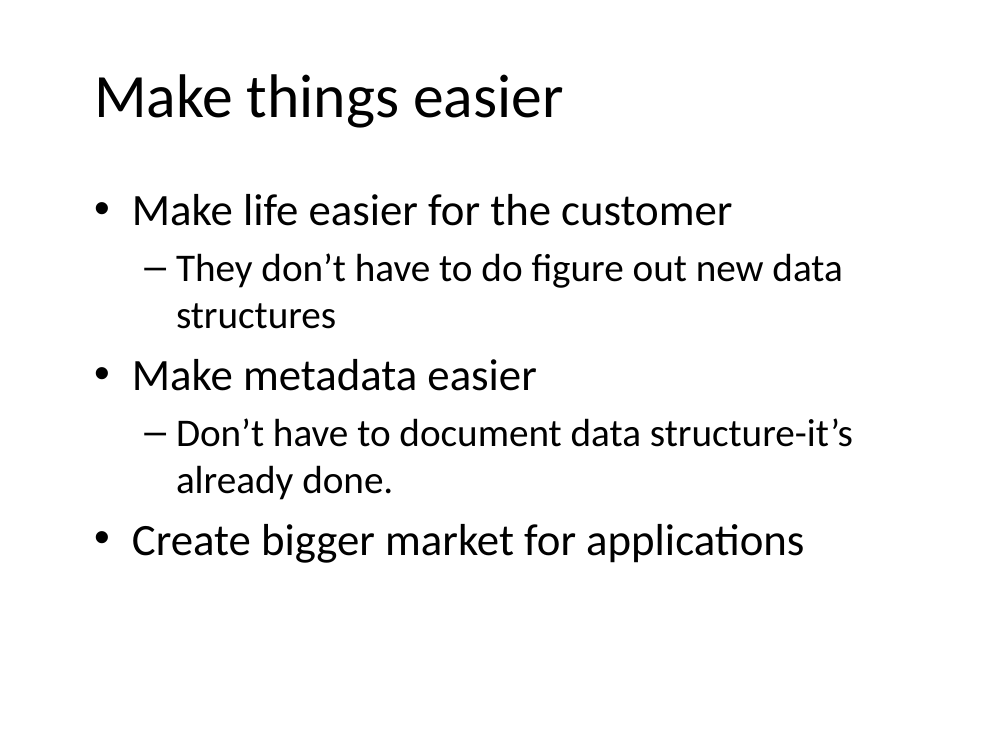
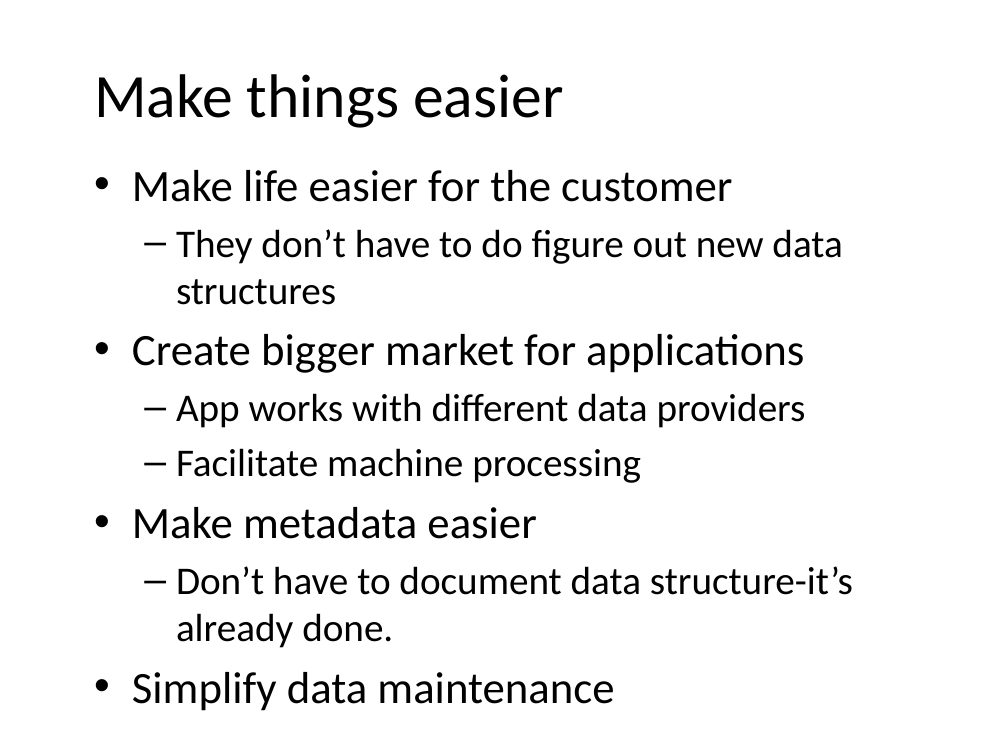
Before and after one commit to usgin/Workshops, a slide deck: slide 5 of WesternRegionalWorkshop/NGDSSustainability.pptx (slide 2 before the commit). Drawn at 1008x756 pixels with LibreOffice and Linux fonts; fonts in the diff are those of the drawing; background and template pictures are left out. Boxes give left, top, right and bottom in pixels: in the first picture for what was removed or moved away, otherwise in the second. Text is boxed around its words. In the diff, an @@ line names an element or a change of style, - is before the commit and + after.

```diff
--- a/WesternRegionalWorkshop/NGDSSustainability.pptx
+++ b/WesternRegionalWorkshop/NGDSSustainability.pptx
@@ text "Make life easier for the ...": place and size @@
-text "Make life easier for the ..." at [132, 194, 853, 563]
+text "Make life easier for the ..." at [132, 170, 853, 711]
@@ text at [132, 334, 806, 483]: paragraphs added @@
+• Create bigger market for applications
+  – App works with different data providers
+  – Facilitate machine processing
@@ text at [132, 672, 614, 711]: text changed @@
-• Create bigger market for applications
+• Simplify data maintenance
```
Also in this commit, not shown: 5 other slides changed, 3 slides added, 1 other file.
